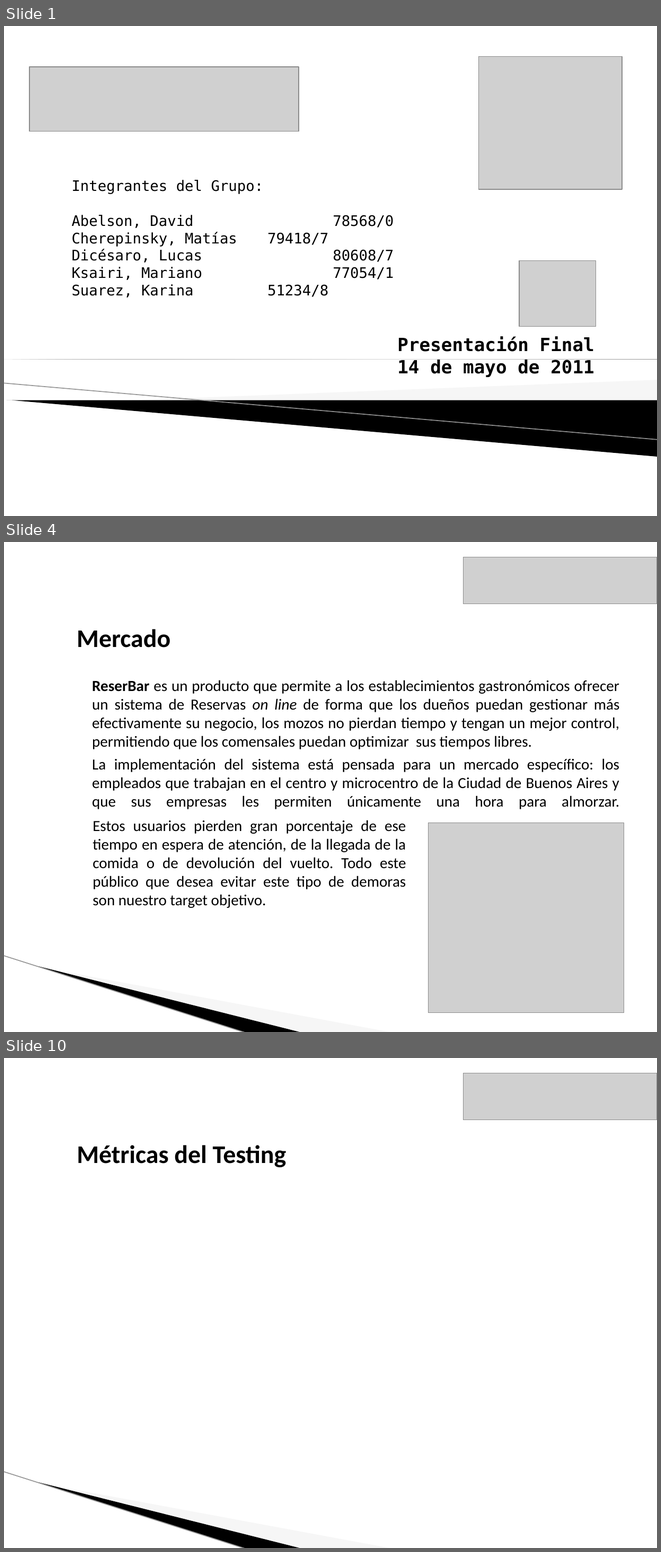
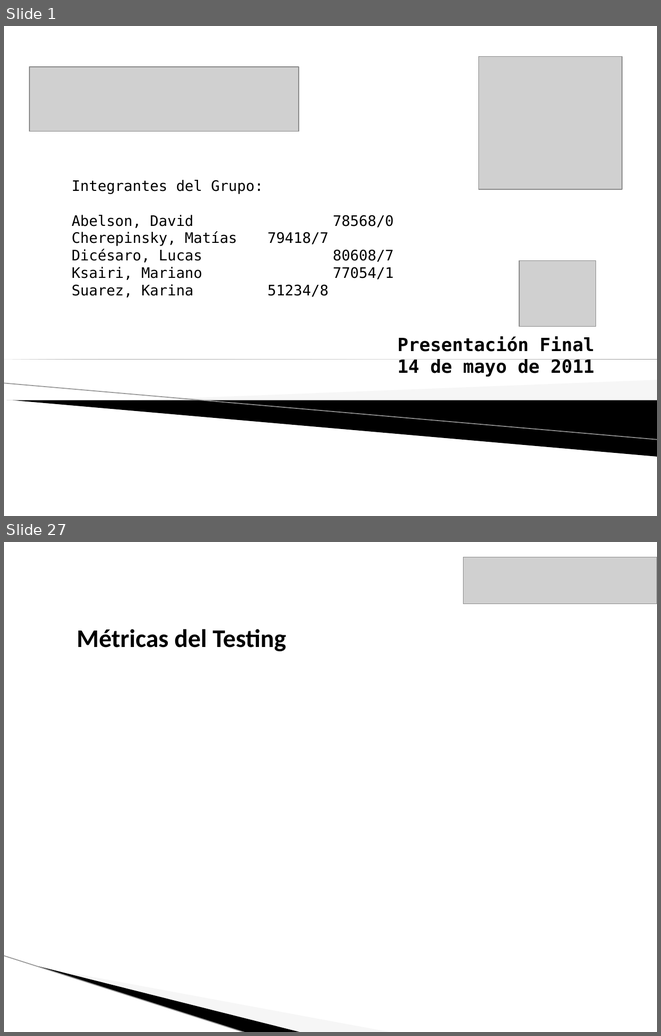
Before and after one commit to lucasdicesaro/reser-bar, a slide deck: documentacion/Presentacion Final ReserBar/Presentacion Final.pptx. Shown one above the other, each under a label of ours: slides 1, 4 and 10 before the commit, slides 1 and 27 after it; the slides between them are not shown. The pictures are 661x1552 and 661x1036 pixels, drawn with LibreOffice and Linux fonts; fonts in the diff are those of the drawing; grey boxes stand for pictures; background and template pictures are left out. Boxes give left, top, right and bottom in pixels: in the first picture for what was removed or moved away, otherwise in the second. Text is boxed around its words. In the diff, an @@ line names an element or a change of style, - is before the commit and + after.

```diff
--- a/documentacion/Presentacion Final ReserBar/Presentacion Final.pptx
+++ b/documentacion/Presentacion Final ReserBar/Presentacion Final.pptx
@@ slide 4 removed at (4, 542, 657, 1032), background #FFFFFF; not listed: 3 template elements that a slide beside it also shows @@
@@ picture removed at (463, 557, 657, 603) @@
@@ text removed at (77, 629, 170, 647) @@
-Mercado
@@ text removed at (92, 680, 620, 749) @@
-ReserBar es un producto que permite a los establecimientos gastronómicos ofrecer un sistema de Reservas on line de forma que los dueños puedan gestionar más efectivamente su negocio, los mozos no pierdan tiempo y tengan un mejor control, permitiendo que los comensales puedan optimizar sus tiempos libres.
@@ text removed at (92, 758, 619, 809) @@
-La implementación del sistema está pensada para un mercado específico: los empleados que trabajan en el centro y microcentro de la Ciudad de Buenos Aires y que sus empresas les permiten únicamente una hora para almorzar.
@@ text removed at (93, 820, 406, 908) @@
-Estos usuarios pierden gran porcentaje de ese tiempo en espera de atención, de la llegada de la comida o de devolución del vuelto. Todo este público que desea evitar este tipo de demoras son nuestro target objetivo.
@@ picture removed at (429, 823, 624, 1013) @@
@@ what was slide 10 is now slide 27 @@
```
Also in this commit, not shown: 7 slides changed, 27 slides added, 6 other slides removed, 2 other files.
